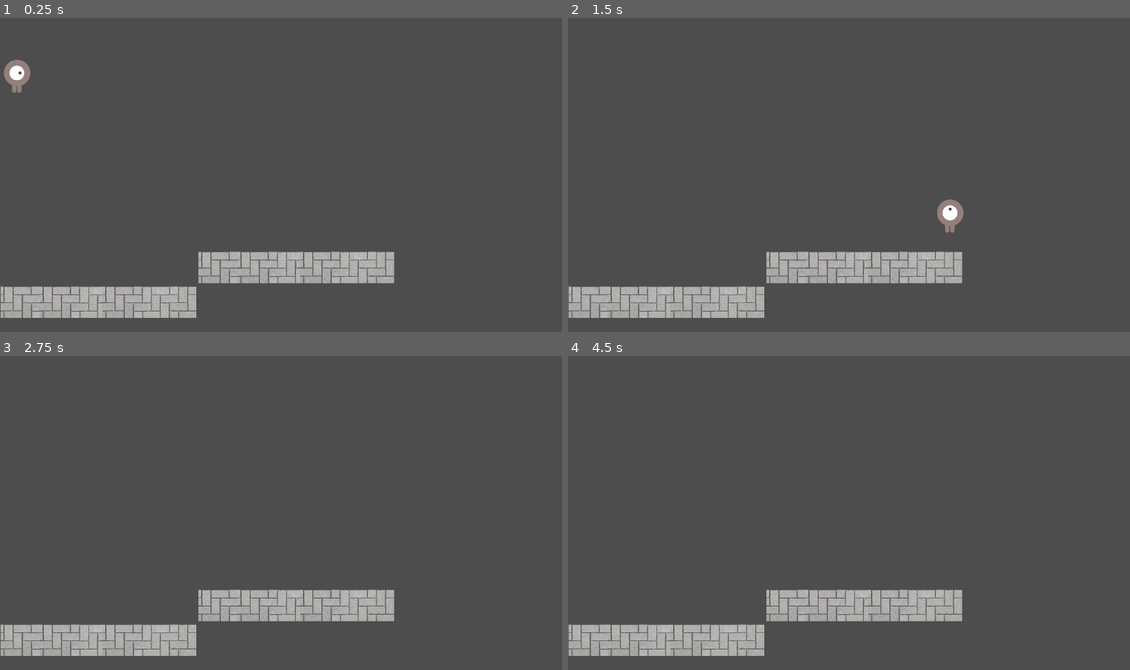
Above: before the commit, frames 1-4 (two rows, left to right).
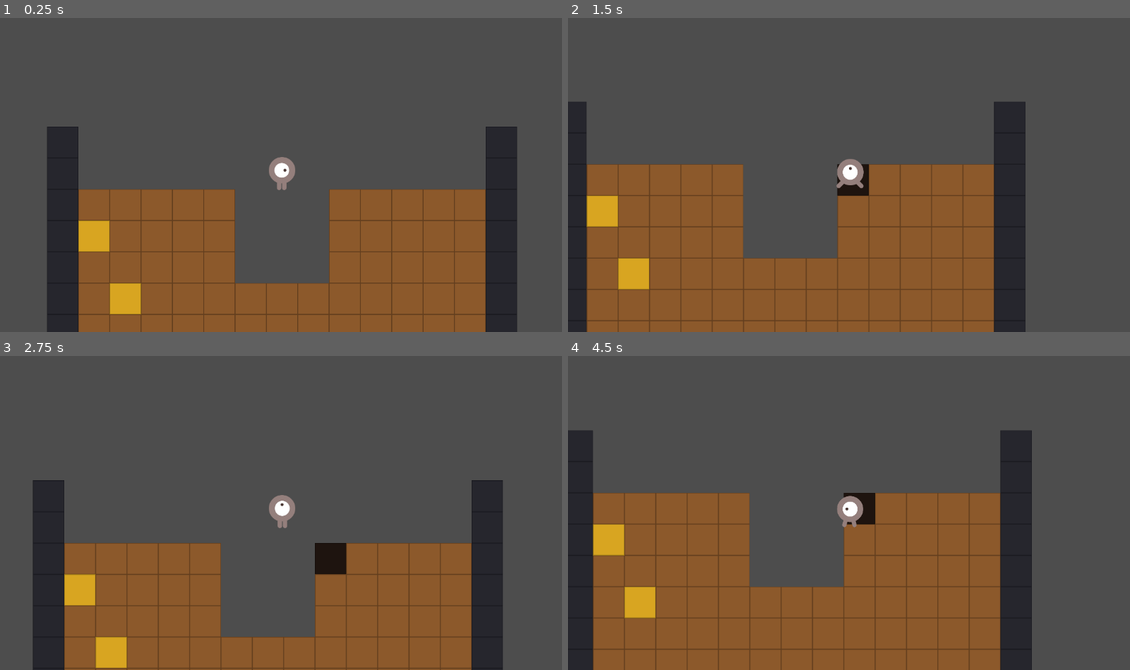
Above: after the commit, the same moments.

Repository: Knyrps/lassevalentingame
Game: Godot game, scene res://game.tscn
Two runs of this game, one before a commit and one after it. Both use one fixed random seed, a clock stepped at 60 frames per second and the inputs below.
Inputs:
- Up to frame 1 (0.25 s): no input
- Up to frame 2 (1.5 s): hold E (mine, bound only after the commit) 0.53-1.28 s; hold D (move_right) from 0.53 s (still down); tap Space (jump) at 0.77, 0.8, 1.07, 1.35 s
- Up to frame 3 (2.75 s): tap Space (jump) at 1.52, 1.82, 2.3 s; tap E (mine, bound only after the commit) at 1.55 s; release D (move_right) at 2.03 s; hold A (move_left) from 2.03 s (still down); hold E (mine, bound only after the commit) from 2.03 s (still down)
- Up to frame 4 (4.5 s): release A (move_left) at 2.78 s; release E (mine, bound only after the commit) at 2.78 s; hold D (move_right) 2.78-4.28 s; tap E (mine, bound only after the commit) at 2.85, 4.35 s; tap Space (jump) at 3.02, 3.32, 3.6, 3.77, 4.07 s; hold A (move_left) from 4.28 s (still down)

The runs differ from the first frame. In frame 1, 38% of the frame differs, in the area x 0-92%, y 13-100%; in frame 2, 41%; in frame 3, 34%; in frame 4, 44%, in the area x 0-83%, y 23-100%.

Commit message:
world

Diff:
--- a/lasse-valentin/game.tscn
+++ b/lasse-valentin/game.tscn
@@ -1,17 +1,30 @@
 [gd_scene format=3 uid="uid://domk6bcg5f6dj"]
 
-[ext_resource type="PackedScene" uid="uid://da3wrbpfjgfnx" path="res://player.tscn" id="1_80nbo"]
-[ext_resource type="PackedScene" uid="uid://cibbdrp5btvie" path="res://ground_test.tscn" id="2_e2o6t"]
+[ext_resource type="PackedScene" uid="uid://da3wrbpfjgfnx" path="res://player.tscn" id="1_player"]
+[ext_resource type="Script" uid="uid://d2ucbckjoq0n0" path="res://scripts/world/world_generator.gd" id="2_world"]
+[ext_resource type="Script" uid="uid://ckduyrago6opu" path="res://scripts/world/mining_system.gd" id="3_mining"]
+[ext_resource type="Resource" path="res://resources/blocks/dirt.tres" id="4_dirt"]
+[ext_resource type="Resource" path="res://resources/blocks/stone.tres" id="5_stone"]
+[ext_resource type="Resource" path="res://resources/blocks/ore.tres" id="6_ore"]
+[ext_resource type="Resource" path="res://resources/blocks/bedrock.tres" id="7_bedrock"]
+[ext_resource type="Resource" path="res://resources/blocks/background.tres" id="8_bg"]
 
-[node name="Game" type="Node2D" unique_id=1799346940]
+[node name="Game" type="Node2D" unique_id=2030989172]
 
-[node name="Player" parent="." unique_id=195021681 instance=ExtResource("1_80nbo")]
-position = Vector2(35, 45)
-speed = 800
-gravity = 2400
+[node name="World" type="Node2D" parent="." unique_id=119907969]
+script = ExtResource("2_world")
+block_types = [ExtResource("4_dirt"), ExtResource("5_stone"), ExtResource("6_ore"), ExtResource("7_bedrock")]
+background_block = ExtResource("8_bg")
 
-[node name="GroundTest2" parent="." unique_id=307369473 instance=ExtResource("2_e2o6t")]
-position = Vector2(405, 484)
+[node name="BackgroundLayer" type="TileMapLayer" parent="World" unique_id=1928979858]
 
-[node name="GroundTest" parent="." unique_id=1686907468 instance=ExtResource("2_e2o6t")]
-position = Vector2(1, 555)
+[node name="TerrainLayer" type="TileMapLayer" parent="World" unique_id=486371683]
+
+[node name="Player" parent="." unique_id=1902532423 instance=ExtResource("1_player")]
+position = Vector2(480, 64)
+
+[node name="MiningSystem" type="Node" parent="." unique_id=753086376]
+script = ExtResource("3_mining")
+terrain_path = NodePath("../World/TerrainLayer")
+background_path = NodePath("../World/BackgroundLayer")
+player_path = NodePath("../Player")
--- a/lasse-valentin/player.tscn
+++ b/lasse-valentin/player.tscn
@@ -41,7 +41,6 @@
 
 [node name="Player" type="CharacterBody2D" unique_id=1942052278]
 script = ExtResource("1_sweqy")
-gravity = 1800
 
 [node name="AnimatedSprite2D" type="AnimatedSprite2D" parent="." unique_id=699595443]
 scale = Vector2(0.5, 0.5)
@@ -62,3 +61,5 @@
 
 [node name="Jump" type="Node" parent="PlayerState" unique_id=567894451]
 script = ExtResource("8_dw050")
+
+[node name="Camera2D" type="Camera2D" parent="."]
--- a/lasse-valentin/project.godot
+++ b/lasse-valentin/project.godot
@@ -50,6 +50,11 @@
 "events": [Object(InputEventKey,"resource_local_to_scene":false,"resource_name":"","device":-1,"window_id":0,"alt_press …(191 unchanged characters)…
 ]
 }
+mine={
+"deadzone": 0.2,
+"events": [Object(InputEventKey,"resource_local_to_scene":false,"resource_name":"","device":-1,"window_id":0,"alt_pressed":false,"shift_pressed":false,"ctrl_pressed":false,"meta_pressed":false,"pressed":false,"keycode":0,"physical_keycode":69,"key_label":0,"unicode":101,"location":0,"echo":false,"script":null)
+]
+}
 
 [physics]
 
--- /dev/null
+++ b/lasse-valentin/resources/blocks/background.tres
@@ -0,0 +1,11 @@
+[gd_resource type="Resource" script_class="BlockType" format=3]
+
+[ext_resource type="Script" path="res://scripts/world/block_type.gd" id="1"]
+
+[resource]
+script = ExtResource("1")
+id = "background"
+color = Color(0.12, 0.08, 0.06, 1)
+hardness = 0
+collides = false
+minable = false
--- /dev/null
+++ b/lasse-valentin/resources/blocks/bedrock.tres
@@ -0,0 +1,11 @@
+[gd_resource type="Resource" script_class="BlockType" format=3]
+
+[ext_resource type="Script" path="res://scripts/world/block_type.gd" id="1"]
+
+[resource]
+script = ExtResource("1")
+id = "bedrock"
+color = Color(0.15, 0.15, 0.18, 1)
+hardness = -1
+collides = true
+minable = false
--- /dev/null
+++ b/lasse-valentin/resources/blocks/dirt.tres
@@ -0,0 +1,9 @@
+[gd_resource type="Resource" script_class="BlockType" format=3 uid="uid://b4jp372lsjm1n"]
+
+[ext_resource type="Script" uid="uid://bhdjbcndru84x" path="res://scripts/world/block_type.gd" id="1"]
+
+[resource]
+script = ExtResource("1")
+id = "dirt"
+color = Color(0.55, 0.35, 0.17, 1)
+hardness = 2
--- /dev/null
+++ b/lasse-valentin/resources/blocks/ore.tres
@@ -0,0 +1,11 @@
+[gd_resource type="Resource" script_class="BlockType" format=3]
+
+[ext_resource type="Script" path="res://scripts/world/block_type.gd" id="1"]
+
+[resource]
+script = ExtResource("1")
+id = "ore"
+color = Color(0.85, 0.65, 0.13, 1)
+hardness = 2
+collides = true
+minable = true
--- /dev/null
+++ b/lasse-valentin/resources/blocks/stone.tres
@@ -0,0 +1,11 @@
+[gd_resource type="Resource" script_class="BlockType" format=3]
+
+[ext_resource type="Script" path="res://scripts/world/block_type.gd" id="1"]
+
+[resource]
+script = ExtResource("1")
+id = "stone"
+color = Color(0.5, 0.5, 0.55, 1)
+hardness = 3
+collides = true
+minable = true
--- a/lasse-valentin/scripts/player/player.gd
+++ b/lasse-valentin/scripts/player/player.gd
@@ -1,9 +1,26 @@
 extends CharacterBody2D
 
-@export var speed = 400
-@export var gravity = 1400
-@export var jump_force = 600
+@export var speed_tiles := 3.0
+@export var gravity_tiles := 15.0
+@export var jump_height_tiles := 2.5
+@export var height_tiles := 0.8
+
+var speed: float
+var gravity: float
+var jump_force: float
 var screen_size
 
 func _ready() -> void:
-	self.screen_size = get_viewport_rect().size
+	speed = Units.to_px(speed_tiles)
+	gravity = Units.to_px(gravity_tiles)
+	jump_force = Units.jump_force(jump_height_tiles, gravity_tiles)
+	screen_size = get_viewport_rect().size
+	_resize_collision()
+
+func _resize_collision() -> void:
+	var shape := $CollisionShape2D.shape as CapsuleShape2D
+	shape = shape.duplicate()
+	$CollisionShape2D.shape = shape
+	var h := Units.to_px(height_tiles)
+	shape.height = h
+	shape.radius = h / 4.0
--- /dev/null
+++ b/lasse-valentin/scripts/units.gd
@@ -0,0 +1,15 @@
+class_name Units
+
+const TILE := 64
+
+## Converts a tile distance to pixels.
+static func to_px(tiles: float) -> float:
+	return tiles * TILE
+
+## Converts pixels to tile distance.
+static func to_tiles(px: float) -> float:
+	return px / TILE
+
+## Calculates the initial velocity needed to reach [param height] tiles given [param gravity] in tiles/s².
+static func jump_force(height: float, grav: float) -> float:
+	return sqrt(2.0 * to_px(grav) * to_px(height))
--- /dev/null
+++ b/lasse-valentin/scripts/world/block_type.gd
@@ -0,0 +1,8 @@
+class_name BlockType
+extends Resource
+
+@export var id: String
+@export var color: Color
+@export var hardness: int = 1
+@export var collides: bool = true
+@export var minable: bool = true
--- /dev/null
+++ b/lasse-valentin/scripts/world/mining_system.gd
@@ -0,0 +1,76 @@
+extends Node
+
+@export var terrain_path: NodePath
+@export var background_path: NodePath
+@export var player_path: NodePath
+
+var terrain_layer: TileMapLayer
+var background_layer: TileMapLayer
+var player: CharacterBody2D
+
+var _block_health: Dictionary = {}
+var _mine_timer := 0.0
+var _current_target := Vector2i(-9999, -9999)
+
+const MINE_INTERVAL := 0.25
+
+func _ready() -> void:
+	terrain_layer = get_node(terrain_path)
+	background_layer = get_node(background_path)
+	player = get_node(player_path)
+
+func _process(delta: float) -> void:
+	if not Input.is_action_pressed("mine"):
+		_mine_timer = 0.0
+		_current_target = Vector2i(-9999, -9999)
+		return
+
+	var target := _get_target_cell()
+	if target != _current_target:
+		_current_target = target
+		_mine_timer = MINE_INTERVAL
+
+	_mine_timer += delta
+	if _mine_timer >= MINE_INTERVAL:
+		_mine_timer -= MINE_INTERVAL
+		_try_mine(target)
+
+## Returns the tile cell adjacent to the player in the aimed direction.
+func _get_target_cell() -> Vector2i:
+	var dir := Vector2.DOWN
+	if Input.is_action_pressed("move_left"):
+		dir = Vector2.LEFT
+	elif Input.is_action_pressed("move_right"):
+		dir = Vector2.RIGHT
+	elif Input.is_action_pressed("move_down"):
+		dir = Vector2.DOWN
+
+	var player_cell := terrain_layer.local_to_map(
+		terrain_layer.to_local(player.global_position)
+	)
+	return player_cell + Vector2i(int(dir.x), int(dir.y))
+
+## Deals one hit to the block at the given cell, destroying it when health reaches zero.
+func _try_mine(cell: Vector2i) -> void:
+	var tile_data := terrain_layer.get_cell_tile_data(cell)
+	if tile_data == null:
+		return
+
+	var is_minable: bool = tile_data.get_custom_data("minable")
+	if not is_minable:
+		return
+
+	var max_hardness: int = tile_data.get_custom_data("hardness")
+	if not _block_health.has(cell):
+		_block_health[cell] = max_hardness
+
+	_block_health[cell] -= 1
+	if _block_health[cell] <= 0:
+		_destroy_block(cell)
+
+## Removes the terrain tile and places a background tile in its place.
+func _destroy_block(cell: Vector2i) -> void:
+	var world = terrain_layer.get_parent()
+	terrain_layer.erase_cell(cell)
+	_block_health.erase(cell)
+	background_layer.set_cell(cell, world.bg_source_id, world.get_tile("background"))
--- /dev/null
+++ b/lasse-valentin/scripts/world/world_generator.gd
@@ -0,0 +1,146 @@
+extends Node2D
+
+const TILE_SIZE := Units.TILE
+const WORLD_WIDTH := 15
+const WORLD_DEPTH := 60
+const TERRAIN_START := 2
+
+@export var block_types: Array[BlockType] = []
+@export var background_block: BlockType
+
+@onready var terrain_layer: TileMapLayer = $TerrainLayer
+@onready var background_layer: TileMapLayer = $BackgroundLayer
+
+var source_id: int = 0
+var bg_source_id: int = 0
+var _tile_coords: Dictionary = {}
+
+## Returns the tile atlas coords for a block type by id.
+func get_tile(block_id: String) -> Vector2i:
+	return _tile_coords[block_id]
+
+func _ready() -> void:
+	var tileset := _create_tileset(true)
+	source_id = tileset.get_source_id(0)
+	var bg_tileset := _create_tileset(false)
+	bg_source_id = bg_tileset.get_source_id(0)
+	terrain_layer.tile_set = tileset
+	terrain_layer.collision_enabled = true
+	background_layer.tile_set = bg_tileset
+	background_layer.collision_enabled = false
+	generate_world()
+	terrain_layer.update_internals()
+
+## Builds a TileSet from block_types with optional physics collision.
+func _create_tileset(with_physics: bool) -> TileSet:
+	var all_blocks := block_types.duplicate()
+	if background_block:
+		all_blocks.append(background_block)
+
+	var ts := TileSet.new()
+	ts.tile_size = Vector2i(TILE_SIZE, TILE_SIZE)
+	if with_physics:
+		ts.add_physics_layer()
+		ts.set_physics_layer_collision_layer(0, 1)
+		ts.set_physics_layer_collision_mask(0, 1)
+
+	ts.add_custom_data_layer()
+	ts.set_custom_data_layer_name(0, "block_type")
+	ts.set_custom_data_layer_type(0, TYPE_STRING)
+	ts.add_custom_data_layer()
+	ts.set_custom_data_layer_name(1, "hardness")
+	ts.set_custom_data_layer_type(1, TYPE_INT)
+	ts.add_custom_data_layer()
+	ts.set_custom_data_layer_name(2, "minable")
+	ts.set_custom_data_layer_type(2, TYPE_BOOL)
+
+	var count := all_blocks.size()
+	var img := Image.create(TILE_SIZE * count, TILE_SIZE, false, Image.FORMAT_RGBA8)
+	for i in count:
+		_fill_block(img, i, all_blocks[i].color)
+
+	var tex := ImageTexture.create_from_image(img)
+	var source := TileSetAtlasSource.new()
+	source.texture = tex
+	source.texture_region_size = Vector2i(TILE_SIZE, TILE_SIZE)
+
+	var half := float(TILE_SIZE) / 2.0
+	var coll_points := PackedVector2Array([
+		Vector2(-half, -half), Vector2(half, -half),
+		Vector2(half, half), Vector2(-half, half)
+	])
+
+	for i in count:
+		var pos := Vector2i(i, 0)
+		_tile_coords[all_blocks[i].id] = pos
+		source.create_tile(pos)
+
+	ts.add_source(source)
+
+	for i in count:
+		var block: BlockType = all_blocks[i]
+		var pos := Vector2i(i, 0)
+		var td := source.get_tile_data(pos, 0)
+		td.set_custom_data("block_type", block.id)
+		td.set_custom_data("hardness", block.hardness)
+		td.set_custom_data("minable", block.minable)
+		if with_physics and block.collides:
+			td.add_collision_polygon(0)
+			td.set_collision_polygon_points(0, 0, coll_points)
+
+	return ts
+
+## Draws a single tile block with a border into the atlas image.
+func _fill_block(img: Image, index: int, color: Color) -> void:
+	var x_start := index * TILE_SIZE
+	img.fill_rect(Rect2i(x_start, 0, TILE_SIZE, TILE_SIZE), color)
+	var border := color.darkened(0.3)
+	img.fill_rect(Rect2i(x_start, 0, TILE_SIZE, 1), border)
+	img.fill_rect(Rect2i(x_start, TILE_SIZE - 1, TILE_SIZE, 1), border)
+	img.fill_rect(Rect2i(x_start, 0, 1, TILE_SIZE), border)
+	img.fill_rect(Rect2i(x_start + TILE_SIZE - 1, 0, 1, TILE_SIZE), border)
+
+## Procedurally fills the terrain with dirt, stone, ore, caves, and bedrock borders.
+func generate_world() -> void:
+	terrain_layer.clear()
+	background_layer.clear()
+
+	var t_bedrock := get_tile("bedrock")
+	var t_dirt := get_tile("dirt")
+	var t_stone := get_tile("stone")
+	var t_ore := get_tile("ore")
+
+	for y in range(TERRAIN_START):
+		terrain_layer.set_cell(Vector2i(0, y), source_id, t_bedrock)
+		terrain_layer.set_cell(Vector2i(WORLD_WIDTH - 1, y), source_id, t_bedrock)
+
+	var entrance_center: int = WORLD_WIDTH / 2
+
+	for x in range(WORLD_WIDTH):
+		for y in range(WORLD_DEPTH):
+			var cell := Vector2i(x, y + TERRAIN_START)
+			var depth := y
+
+			if x == 0 or x == WORLD_WIDTH - 1:
+				terrain_layer.set_cell(cell, source_id, t_bedrock)
+				continue
+
+			if abs(x - entrance_center) <= 1 and depth < 3:
+				continue
+
+			if depth >= WORLD_DEPTH - 1:
+				terrain_layer.set_cell(cell, source_id, t_bedrock)
+				continue
+
+			if depth > 5 and randf() < 0.03:
+				continue
+
+			var ore_chance := clampf(float(depth) / float(WORLD_DEPTH) * 0.15, 0.02, 0.12)
+			if randf() < ore_chance:
+				terrain_layer.set_cell(cell, source_id, t_ore)
+				continue
+
+			if depth < 20:
+				terrain_layer.set_cell(cell, source_id, t_dirt)
+			else:
+				terrain_layer.set_cell(cell, source_id, t_stone)
Not shown: 1 places in lasse-valentin/ground_test.tscn that only renumber resources
Not shown, added: lasse-valentin/scripts/units.gd.uid
Not shown, added: lasse-valentin/scripts/world/block_type.gd.uid
Not shown, added: lasse-valentin/scripts/world/mining_system.gd.uid
Not shown, added: lasse-valentin/scripts/world/world_generator.gd.uid
